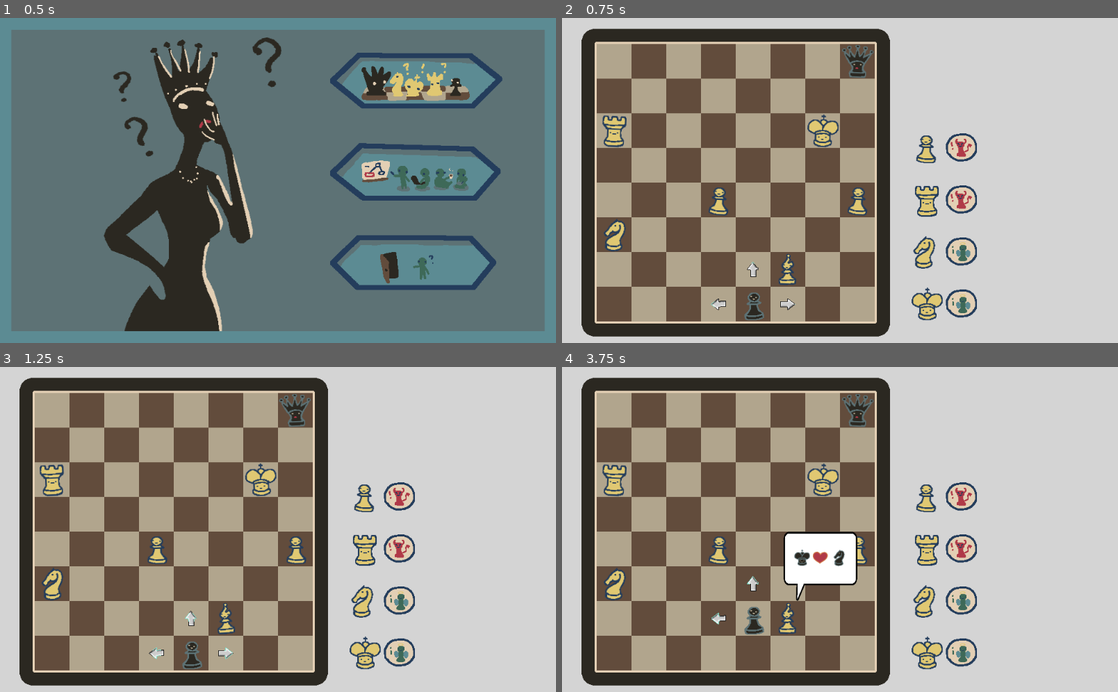
Above: before the commit, frames 1-4 (two rows, left to right).
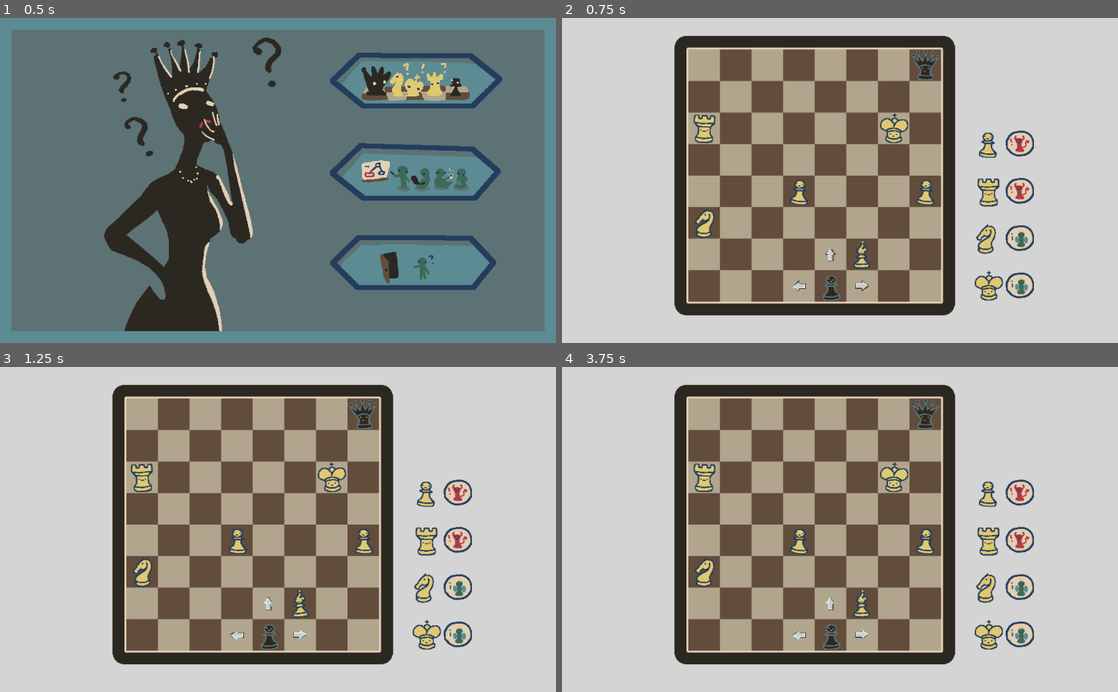
Above: after the commit, the same moments.

Repository: Windastella/ScribbleJam
Game: Godot game, scene res://Scenes/Main.tscn
Same seed, same stepped clock (60 frames per second), same inputs: the game is played once before the commit and once after it.
Inputs (mouse positions are in pixels of both pictures, inside the frame that each line leads up to):
- Up to frame 1 (0.5 s): no input
- Up to frame 2 (0.75 s): click (979, 79) at 0.5 s
- Up to frame 3 (1.25 s): no input
- Up to frame 4 (3.75 s): move the mouse to (789, 653) at 1.27 s; click (789, 653) at 1.42 s; move the mouse to (751, 653) at 2.02 s; click (751, 653) at 2.17 s; move the mouse to (751, 617) at 2.77 s; click (751, 617) at 2.92 s; move the mouse to (806, 584) at 3.52 s; click (806, 584) at 3.67 s

Frame 1 is identical in both runs. In frame 2, 52% of the frame differs, in the area x 3-85%, y 3-99%; in frame 3, 52%; in frame 4, 53%.

Commit message:
linked levels

Diff:
--- a/Scenes/Base_Level.tscn
+++ b/Scenes/Base_Level.tscn
@@ -139,17 +139,18 @@
 transform = Transform2D( 1, 0, 0, 1, 64, 64 )
 
 [node name="UI" type="Control" parent="CanvasLayer"]
-margin_right = 40.0
-margin_bottom = 40.0
+visible = false
+margin_right = 576.0
+margin_bottom = 240.0
 __meta__ = {
 "_edit_use_anchors_": false
 }
 
 [node name="Options" type="PanelContainer" parent="CanvasLayer/UI"]
-visible = false
-margin_top = 192.0
-margin_right = 512.0
-margin_bottom = 384.0
+margin_left = 192.0
+margin_top = 96.0
+margin_right = 704.0
+margin_bottom = 288.0
 custom_styles/panel = SubResource( 3 )
 __meta__ = {
 "_edit_use_anchors_": false
@@ -232,9 +233,10 @@
 clip_text = true
 
 [node name="Camera" type="Camera2D" parent="."]
-position = Vector2( -64, -48 )
+position = Vector2( -256, -64 )
 anchor_mode = 0
 current = true
+zoom = Vector2( 1.1, 1.1 )
 __meta__ = {
 "_editor_description_": ""
 }
--- a/Scenes/Levels/Level_01.tscn
+++ b/Scenes/Levels/Level_01.tscn
@@ -8,6 +8,7 @@
 [ext_resource path="res://Scenes/Pieces/Rook.tscn" type="PackedScene" id=6]
 [ext_resource path="res://Scenes/Pieces/Pawn.tscn" type="PackedScene" id=7]
 [ext_resource path="res://Scenes/Pieces/King.tscn" type="PackedScene" id=8]
+[ext_resource path="res://Scenes/Levels/Level_02.tscn" type="PackedScene" id=9]
 [ext_resource path="res://assets/Pieces/heart.png" type="Texture" id=10]
 [ext_resource path="res://assets/Pieces/King.tres" type="Texture" id=11]
 [ext_resource path="res://assets/Pieces/Pawn.tres" type="Texture" id=12]
@@ -22,6 +23,7 @@
 
 [node name="Level" instance=ExtResource( 1 )]
 answer = 2
+next_level = ExtResource( 9 )
 
 [node name="Rook" parent="Pieces" index="2" instance=ExtResource( 6 )]
 position = Vector2( 32, 160 )
--- a/Scenes/Levels/Level_02.tscn
+++ b/Scenes/Levels/Level_02.tscn
@@ -8,6 +8,7 @@
 [ext_resource path="res://Scenes/Pieces/Rook.tscn" type="PackedScene" id=6]
 [ext_resource path="res://Scenes/Pieces/Pawn.tscn" type="PackedScene" id=7]
 [ext_resource path="res://Scenes/Pieces/King.tscn" type="PackedScene" id=8]
+[ext_resource path="res://Scenes/Levels/Level_03.tscn" type="PackedScene" id=9]
 [ext_resource path="res://assets/Pieces/heart.png" type="Texture" id=10]
 [ext_resource path="res://assets/Pieces/BRook.tres" type="Texture" id=11]
 [ext_resource path="res://assets/Pieces/Pawn.tres" type="Texture" id=12]
@@ -23,6 +24,7 @@
 
 [node name="Level" instance=ExtResource( 1 )]
 answer = 3
+next_level = ExtResource( 9 )
 
 [node name="Rook" parent="Pieces" index="2" instance=ExtResource( 6 )]
 position = Vector2( 32, 160 )
--- a/Scenes/Levels/Level_03.tscn
+++ b/Scenes/Levels/Level_03.tscn
@@ -8,6 +8,7 @@
 [ext_resource path="res://Scenes/Pieces/Rook.tscn" type="PackedScene" id=6]
 [ext_resource path="res://Scenes/Pieces/Pawn.tscn" type="PackedScene" id=7]
 [ext_resource path="res://Scenes/Pieces/King.tscn" type="PackedScene" id=8]
+[ext_resource path="res://Scenes/Levels/Level_04.tscn" type="PackedScene" id=9]
 [ext_resource path="res://assets/Pieces/heart.png" type="Texture" id=10]
 [ext_resource path="res://assets/Pieces/BRook.tres" type="Texture" id=11]
 [ext_resource path="res://assets/Pieces/Pawn.tres" type="Texture" id=12]
@@ -23,6 +24,7 @@
 
 [node name="Level" instance=ExtResource( 1 )]
 answer = 4
+next_level = ExtResource( 9 )
 
 [node name="Rook" parent="Pieces" index="2" instance=ExtResource( 6 )]
 position = Vector2( 479.862, 96.0197 )
--- a/Scenes/Levels/Level_04.tscn
+++ b/Scenes/Levels/Level_04.tscn
@@ -8,6 +8,7 @@
 [ext_resource path="res://Scenes/Pieces/Rook.tscn" type="PackedScene" id=6]
 [ext_resource path="res://Scenes/Pieces/Pawn.tscn" type="PackedScene" id=7]
 [ext_resource path="res://Scenes/Pieces/King.tscn" type="PackedScene" id=8]
+[ext_resource path="res://Scenes/Levels/Level_05.tscn" type="PackedScene" id=9]
 [ext_resource path="res://assets/Pieces/heart.png" type="Texture" id=10]
 [ext_resource path="res://assets/Pieces/BRook.tres" type="Texture" id=11]
 [ext_resource path="res://assets/Pieces/Bishop.tres" type="Texture" id=12]
@@ -22,6 +23,7 @@
 [ext_resource path="res://assets/Pieces/heart_broken.png" type="Texture" id=21]
 
 [node name="Level" instance=ExtResource( 1 )]
+next_level = ExtResource( 9 )
 
 [node name="Rook" parent="Pieces" index="2" instance=ExtResource( 6 )]
 position = Vector2( 415.882, 160 )
--- a/Scenes/Levels/Level_05.tscn
+++ b/Scenes/Levels/Level_05.tscn
@@ -8,6 +8,7 @@
 [ext_resource path="res://Scenes/Pieces/Rook.tscn" type="PackedScene" id=6]
 [ext_resource path="res://Scenes/Pieces/Pawn.tscn" type="PackedScene" id=7]
 [ext_resource path="res://Scenes/Pieces/King.tscn" type="PackedScene" id=8]
+[ext_resource path="res://Scenes/Levels/Level_06.tscn" type="PackedScene" id=9]
 [ext_resource path="res://assets/Pieces/heart.png" type="Texture" id=10]
 [ext_resource path="res://assets/Pieces/BRook.tres" type="Texture" id=11]
 [ext_resource path="res://assets/Pieces/King.tres" type="Texture" id=12]
@@ -21,6 +22,7 @@
 
 [node name="Level" instance=ExtResource( 1 )]
 answer = 4
+next_level = ExtResource( 9 )
 
 [node name="Rook" parent="Pieces" index="2" instance=ExtResource( 6 )]
 position = Vector2( 479.862, 287.961 )
--- a/Scenes/Levels/Level_06.tscn
+++ b/Scenes/Levels/Level_06.tscn
@@ -8,6 +8,7 @@
 [ext_resource path="res://Scenes/Pieces/Rook.tscn" type="PackedScene" id=6]
 [ext_resource path="res://Scenes/Pieces/Pawn.tscn" type="PackedScene" id=7]
 [ext_resource path="res://Scenes/Pieces/King.tscn" type="PackedScene" id=8]
+[ext_resource path="res://Scenes/Levels/Level_07.tscn" type="PackedScene" id=9]
 [ext_resource path="res://assets/Pieces/heart.png" type="Texture" id=10]
 [ext_resource path="res://assets/Pieces/BRook.tres" type="Texture" id=11]
 [ext_resource path="res://assets/Pieces/Bishop.tres" type="Texture" id=12]
@@ -22,6 +23,7 @@
 
 [node name="Level" instance=ExtResource( 1 )]
 answer = 2
+next_level = ExtResource( 9 )
 
 [node name="Rook" parent="Pieces" index="2" instance=ExtResource( 6 )]
 position = Vector2( 415.882, 96.0197 )
--- a/Scenes/Levels/Level_07.tscn
+++ b/Scenes/Levels/Level_07.tscn
@@ -8,6 +8,7 @@
 [ext_resource path="res://Scenes/Pieces/Rook.tscn" type="PackedScene" id=6]
 [ext_resource path="res://Scenes/Pieces/Pawn.tscn" type="PackedScene" id=7]
 [ext_resource path="res://Scenes/Pieces/King.tscn" type="PackedScene" id=8]
+[ext_resource path="res://Scenes/Levels/Level_08.tscn" type="PackedScene" id=9]
 [ext_resource path="res://assets/Pieces/heart.png" type="Texture" id=10]
 [ext_resource path="res://assets/Pieces/BRook.tres" type="Texture" id=11]
 [ext_resource path="res://assets/Pieces/King.tres" type="Texture" id=12]
@@ -21,6 +22,7 @@
 [ext_resource path="res://assets/Pieces/heart_broken.png" type="Texture" id=20]
 
 [node name="Level" instance=ExtResource( 1 )]
+next_level = ExtResource( 9 )
 
 [node name="Rook" parent="Pieces" index="2" instance=ExtResource( 6 )]
 position = Vector2( 479.862, 415.921 )
--- a/Scenes/Levels/Level_08.tscn
+++ b/Scenes/Levels/Level_08.tscn
@@ -8,6 +8,7 @@
 [ext_resource path="res://Scenes/Pieces/Rook.tscn" type="PackedScene" id=6]
 [ext_resource path="res://Scenes/Pieces/Pawn.tscn" type="PackedScene" id=7]
 [ext_resource path="res://Scenes/Pieces/King.tscn" type="PackedScene" id=8]
+[ext_resource path="res://Scenes/Levels/Level_09.tscn" type="PackedScene" id=9]
 [ext_resource path="res://assets/Pieces/heart.png" type="Texture" id=10]
 [ext_resource path="res://assets/Pieces/Bishop.tres" type="Texture" id=11]
 [ext_resource path="res://assets/Pieces/Rook.tres" type="Texture" id=12]
@@ -20,6 +21,7 @@
 
 [node name="Level" instance=ExtResource( 1 )]
 answer = 5
+next_level = ExtResource( 9 )
 
 [node name="Rook" parent="Pieces" index="2" instance=ExtResource( 6 )]
 position = Vector2( 32, 415.921 )
--- a/Scenes/Levels/Level_09.tscn
+++ b/Scenes/Levels/Level_09.tscn
@@ -8,6 +8,7 @@
 [ext_resource path="res://Scenes/Pieces/Rook.tscn" type="PackedScene" id=6]
 [ext_resource path="res://Scenes/Pieces/Pawn.tscn" type="PackedScene" id=7]
 [ext_resource path="res://Scenes/Pieces/King.tscn" type="PackedScene" id=8]
+[ext_resource path="res://Scenes/Levels/Level_10.tscn" type="PackedScene" id=9]
 [ext_resource path="res://assets/Pieces/heart.png" type="Texture" id=10]
 [ext_resource path="res://assets/Pieces/heart_broken.png" type="Texture" id=11]
 [ext_resource path="res://assets/Pieces/Pawn.tres" type="Texture" id=12]
@@ -18,6 +19,7 @@
 
 [node name="Level" instance=ExtResource( 1 )]
 answer = 3
+next_level = ExtResource( 9 )
 
 [node name="Rook" parent="Pieces" index="2" instance=ExtResource( 6 )]
 position = Vector2( 223.941, 160 )
--- a/Scenes/Main.tscn
+++ b/Scenes/Main.tscn
@@ -57,7 +57,7 @@
 
 [node name="main_menu_questions" type="Sprite" parent="CanvasLayer/Menu"]
 position = Vector2( 368, 144 )
-rotation = 0.15708
+rotation = -0.15708
 scale = Vector2( 1.22222, 0.986784 )
 texture = ExtResource( 5 )
 
--- a/Scripts/Level.gd
+++ b/Scripts/Level.gd
@@ -41,4 +41,4 @@
 
 func _on_Goal_body_entered(body):
 	if body is Player:
-		$CanvasLayer/UI/Options.show();
+		$CanvasLayer/UI.show();
Not shown: 1 places in Scenes/Levels/Level_01.tscn that only renumber resources
Not shown: 1 places in Scenes/Levels/Level_02.tscn that only renumber resources
Not shown: 1 places in Scenes/Levels/Level_03.tscn that only renumber resources
Not shown: 1 places in Scenes/Levels/Level_04.tscn that only renumber resources
Not shown: 1 places in Scenes/Levels/Level_05.tscn that only renumber resources
Not shown: 1 places in Scenes/Levels/Level_06.tscn that only renumber resources
Not shown: 1 places in Scenes/Levels/Level_07.tscn that only renumber resources
Not shown: 1 places in Scenes/Levels/Level_08.tscn that only renumber resources
Not shown: 1 places in Scenes/Levels/Level_09.tscn that only renumber resources
